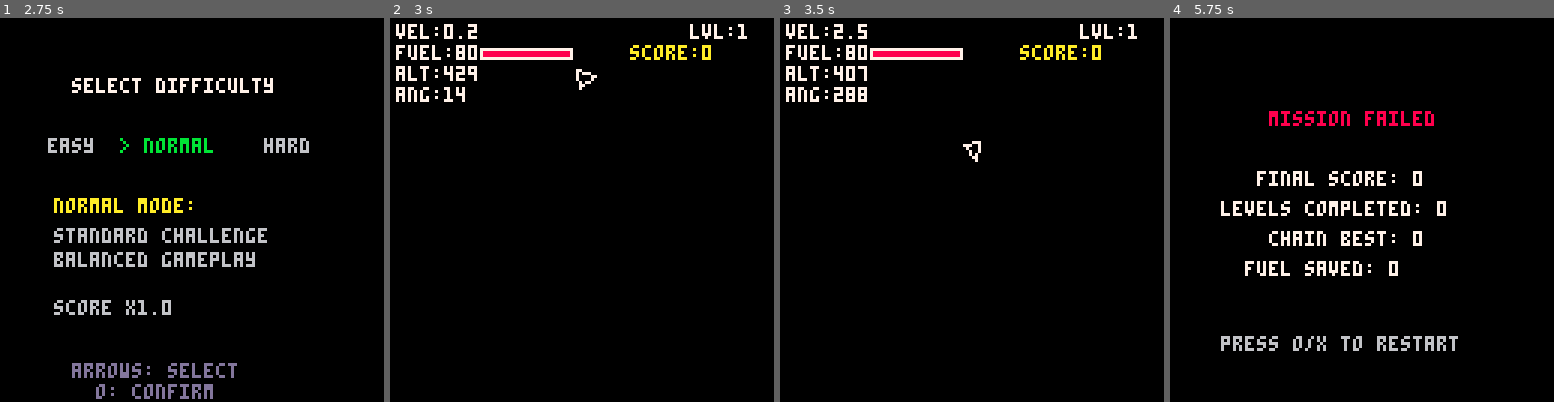
Above: before the commit, frames 1-4 (left to right).
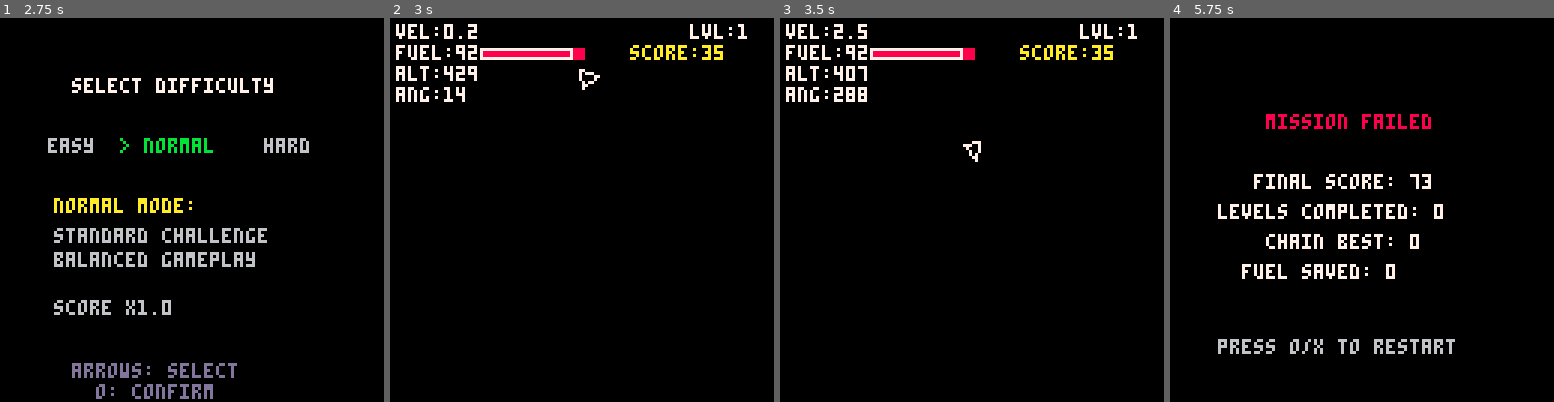
Above: after the commit, the same moments.

Repository: jeffcampbell/game-a-day
Game: PICO-8 cartridge games/2026-03-01/game.p8
Two runs of this game, one before a commit and one after it. Both use one fixed random seed, a clock stepped at 60 frames per second and the inputs below.
Inputs:
- Up to frame 1 (2.75 s): tap X (X key) at 0.33, 1.07, 1.85 s; tap O (Z key) at 0.7, 1.7, 2.1, 2.5 s; hold Right 1.6-2.1 s; hold Up 2.15-2.42 s; hold Right from 2.47 s (still down)
- Up to frame 2 (3 s): keep holding Right; tap O (Z key) at 2.9 s; tap X (X key) at 2.97 s
- Up to frame 3 (3.5 s): release Right at 3.03 s; hold Left from 3.08 s (still down); tap O (Z key) at 3.3 s
- Up to frame 4 (5.75 s): release Left at 3.58 s; hold Down 3.63-3.97 s; tap O (Z key) every 0.4 s from 3.7 to 5.7 s; hold Right 4.02-4.68 s; tap X (X key) at 4.08, 5.2 s; hold Up 4.73-5.03 s; hold Left 5.08-5.68 s; hold Down from 5.73 s (still down)

Frame 1 is identical in both runs. In frame 2, 0.4% of the frame differs, in the area x 17-87%, y 7-19%; in frame 3, 0.2%; in frame 4, 7.3%, in the area x 12-75%, y 24-88%.

Commit message:
Add fuel pickups system to Lunar Lander
Implements collectible fuel pickups that restore 10-20 fuel and award
25-50 bonus points when collected. Features:

- Difficulty-scaled spawn density (easy: 3-4, normal: 2-3, hard: 1-2)
- Smart positioning avoids asteroids and landing zones
- Pulsing yellow animation with spark effects
- Particle effects and screen shake on collection
- Integrates with existing audio (sfx 4) and particle system
- Comprehensive logging for fuel pickup events

Enhances strategic fuel management and improves replayability through
randomized spawn positions on each level.

Co-Authored-By: Claude Sonnet 4.5 <noreply@anthropic.com>

Diff:
--- a/games/2026-03-01/game.p8
+++ b/games/2026-03-01/game.p8
@@ -55,6 +55,7 @@
 -- level data
 landing_zones = {}
 asteroids = {}
+fuel_pickups = {}
 surface_y = 0
 camera_y = 0
 last_cam_log = -999
@@ -280,6 +281,51 @@
     })
   end
 
+  -- generate fuel pickups
+  fuel_pickups = {}
+  local pickup_counts = {4, 3, 2}  -- easy, normal, hard
+  local pickup_count = pickup_counts[difficulty + 1]
+  if rnd(1) < 0.5 then
+    pickup_count -= 1  -- randomize: easy=3-4, normal=2-3, hard=1-2
+  end
+  for i = 1, pickup_count do
+    local px, py, valid
+    local attempts = 0
+    repeat
+      px = 20 + rnd(88)
+      py = 60 + rnd(surface_y - 100)
+      valid = true
+      attempts += 1
+
+      -- check distance from asteroids
+      for a in all(asteroids) do
+        local dx = px - a.x
+        local dy = py - a.y
+        if sqrt(dx * dx + dy * dy) < a.r + 15 then
+          valid = false
+          break
+        end
+      end
+
+      -- check distance from landing zones
+      for z in all(landing_zones) do
+        if py > z.y - 30 and py < z.y + 10 and px > z.x - 10 and px < z.x + z.w + 10 then
+          valid = false
+          break
+        end
+      end
+    until valid or attempts > 20
+
+    if valid then
+      add(fuel_pickups, {
+        x = px,
+        y = py,
+        anim = rnd(1)  -- animation offset
+      })
+      _log("fuel_pickup:spawn:"..flr(px)..","..flr(py))
+    end
+  end
+
   particles = {}
 end
 
@@ -375,6 +421,43 @@
       _log("crash:asteroid")
       do_crash()
       return
+    end
+  end
+
+  -- collision with fuel pickups
+  for pickup in all(fuel_pickups) do
+    local dx = ship.x - pickup.x
+    local dy = ship.y - pickup.y
+    if sqrt(dx * dx + dy * dy) < 8 then
+      -- collect fuel pickup
+      local fuel_restore = 10 + rnd(11)  -- 10-20 fuel
+      local bonus_points = 25 + rnd(26)  -- 25-50 points
+      ship.fuel += fuel_restore
+      score += flr(bonus_points)
+
+      _log("fuel_pickup:collect:fuel+"..flr(fuel_restore)..":score+"..flr(bonus_points))
+
+      -- pickup particles
+      for i = 1, 10 do
+        add(particles, {
+          x = pickup.x,
+          y = pickup.y,
+          vx = rnd(2) - 1,
+          vy = rnd(2) - 1,
+          life = 15,
+          col = 10
+        })
+      end
+
+      -- pickup sfx
+      sfx(4)
+
+      -- screen shake
+      shake_frames = 4
+      shake_intensity = 0.3
+
+      -- remove pickup
+      del(fuel_pickups, pickup)
     end
   end
 
@@ -528,6 +611,21 @@
     circ(a.x, a.y, a.r, 2)
   end
 
+  -- draw fuel pickups
+  for pickup in all(fuel_pickups) do
+    -- pulsing animation
+    local pulse = sin((t() * 2 + pickup.anim)) * 1.5 + 4.5
+    circfill(pickup.x, pickup.y, pulse, 10)
+    circ(pickup.x, pickup.y, pulse + 1, 9)
+    -- spark effect
+    if pulse > 5 then
+      pset(pickup.x + 3, pickup.y, 7)
+      pset(pickup.x - 3, pickup.y, 7)
+      pset(pickup.x, pickup.y + 3, 7)
+      pset(pickup.x, pickup.y - 3, 7)
+    end
+  end
+
   -- draw particles
   for p in all(particles) do
     pset(p.x, p.y, p.col)
Not shown, changed: games/2026-03-01/game.js
